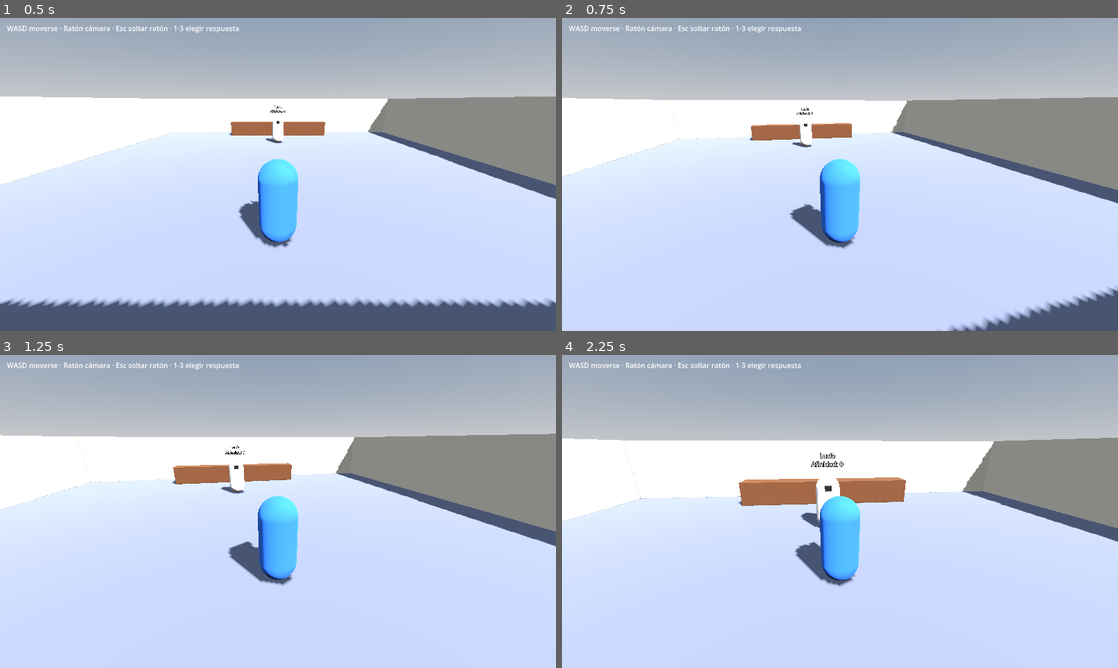
Above: before the commit, frames 1-4 (two rows, left to right).
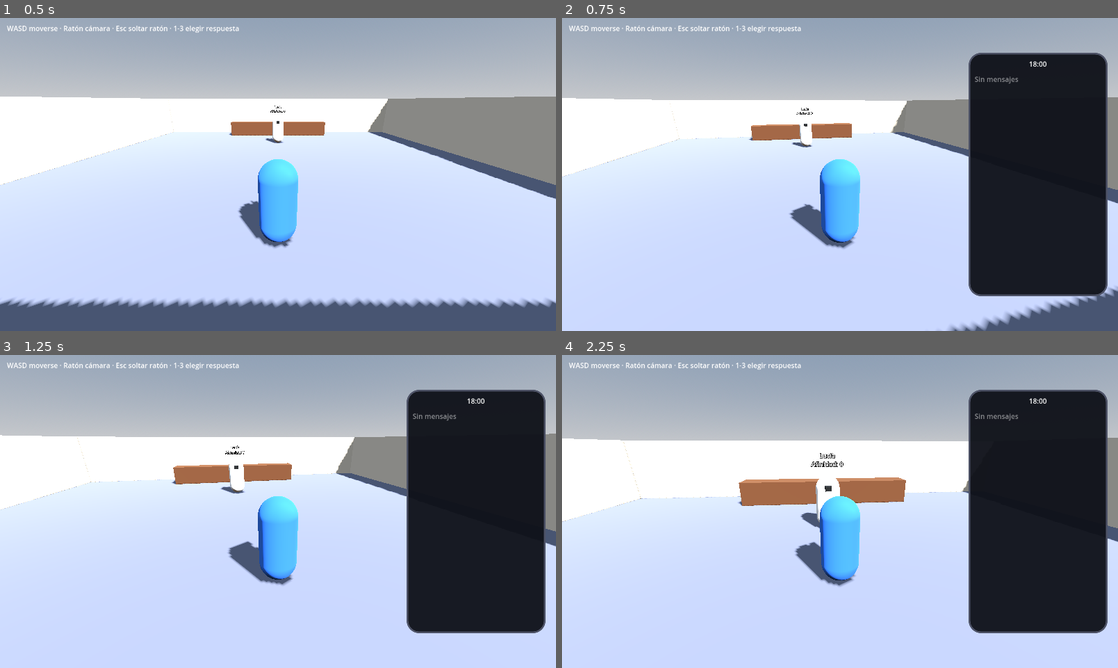
Above: after the commit, the same moments.

Repository: paputronix/claude
Game: Godot game, scene res://scenes/main.tscn
Same seed, same stepped clock (60 frames per second), same inputs: the game is played once before the commit and once after it.
Inputs (mouse positions are in pixels of both pictures, inside the frame that each line leads up to):
- Up to frame 1 (0.5 s): no input
- Up to frame 2 (0.75 s): tap Enter at 0.5 s; move the mouse to (867, 174) at 0.52 s; hold W (move_forward) from 0.53 s (still down); hold Tab (phone) from 0.53 s (still down)
- Up to frame 3 (1.25 s): keep holding W (move_forward); keep holding Tab (phone)
- Up to frame 4 (2.25 s): keep holding W (move_forward); move the mouse to (812, 511) at 1.27 s; release Tab (phone) at 1.28 s; tap E (interact) at 1.35 s; tap Tab (phone) at 1.55 s; move the mouse to (851, 505) at 2.02 s; hold Tab (phone) from 2.03 s (still down)

Frame 1 is identical in both runs. In frame 2, 19% of the frame differs, in the area x 73-99%, y 11-89%; in frame 3, 19%; in frame 4, 19%.

Commit message:
Móvil: toast con cola, sonido generado, panel de mensajes y no leídos
Co-Authored-By: Claude Opus 5.5 <noreply@anthropic.com>
Claude-Session: https://claude.ai/code/session_01Auvf4ozudkDcGEwrp2V3qA

Diff:
--- a/scripts/autoload/phone.gd
+++ b/scripts/autoload/phone.gd
@@ -1,13 +1,302 @@
 extends CanvasLayer
-## Móvil del personaje. STUB (Ola 0): API fija, UI real en `claude/ligar-phone`
-## (toast + sonido, Tab abre la lista de mensajes).
+## Móvil del personaje: toast de aviso (cola), sonido generado por código y
+## panel con la lista de mensajes (acción `phone`, Tab). La UI se construye aquí.
 
 signal notified(title: String, body: String)
+
+const TOAST_IN := 0.3
+const TOAST_OUT := 0.3
+const TOAST_WIDTH := 320.0
+const PANEL_SIZE := Vector2(320, 560)
+const COLOR_TITLE := Color(1.0, 0.82, 0.4)
 
 ## Historial: [{title, body, time: "HH:MM"}], más reciente al final.
 var messages: Array[Dictionary] = []
+## Segundos que el toast permanece visible.
+var toast_duration := 4.0
+
+var _unread := 0
+var _queue: Array[Dictionary] = []
+var _showing := false
+var _toast_tween: Tween
+
+var _root: Control
+var _toast: PanelContainer
+var _toast_title: Label
+var _toast_body: Label
+var _panel: PanelContainer
+var _time_label: Label
+var _list: VBoxContainer
+var _badge: Label
+var _player: AudioStreamPlayer
+
+
+func _ready() -> void:
+	_build_ui()
+	_player = AudioStreamPlayer.new()
+	_player.stream = _make_ding()
+	_player.volume_db = -8.0
+	add_child(_player)
+	GameClock.minute_changed.connect(func(_m: int) -> void: _update_time())
+	_update_time()
+	_refresh_badge()
 
 
 func notify(title: String, body: String) -> void:
 	messages.append({"title": title, "body": body, "time": GameClock.format_time()})
+	if is_open():
+		_rebuild_list()
+	else:
+		_unread += 1
+		_refresh_badge()
+	_queue.append({"title": title, "body": body})
+	if not _showing:
+		_show_next_toast()
 	notified.emit(title, body)
+
+
+func open() -> void:
+	_panel.visible = true
+	_unread = 0
+	_refresh_badge()
+	_update_time()
+	_rebuild_list()
+
+
+func close() -> void:
+	_panel.visible = false
+
+
+func toggle() -> void:
+	if is_open():
+		close()
+	else:
+		open()
+
+
+func is_open() -> bool:
+	return _panel != null and _panel.visible
+
+
+func unread_count() -> int:
+	return _unread
+
+
+## Avisos esperando turno (sin contar el que se está mostrando).
+func pending_toasts() -> int:
+	return _queue.size()
+
+
+func _unhandled_input(event: InputEvent) -> void:
+	if event.is_action_pressed("phone") and not event.is_echo():
+		toggle()
+		get_viewport().set_input_as_handled()
+
+
+func _show_next_toast() -> void:
+	if _queue.is_empty():
+		_showing = false
+		return
+	_showing = true
+	var data: Dictionary = _queue.pop_front()
+	_toast_title.text = data["title"]
+	_toast_body.text = data["body"]
+	_toast.modulate.a = 0.0
+	_toast.visible = true
+	_player.play()
+	var width := _root.size.x if _root.size.x > 0.0 else 1280.0
+	var shown_x := width - TOAST_WIDTH - 20.0
+	_toast.position.x = width
+	if _toast_tween:
+		_toast_tween.kill()
+	_toast_tween = create_tween()
+	_toast_tween.set_parallel(true)
+	_toast_tween.tween_property(_toast, "position:x", shown_x, TOAST_IN).set_trans(Tween.TRANS_CUBIC).set_ease(Tween.EASE_OUT)
+	_toast_tween.tween_property(_toast, "modulate:a", 1.0, TOAST_IN)
+	_toast_tween.chain().tween_interval(toast_duration)
+	_toast_tween.chain().tween_property(_toast, "modulate:a", 0.0, TOAST_OUT)
+	_toast_tween.parallel().tween_property(_toast, "position:x", width, TOAST_OUT)
+	_toast_tween.chain().tween_callback(_on_toast_done)
+
+
+func _on_toast_done() -> void:
+	_toast.visible = false
+	_show_next_toast()
+
+
+func _update_time() -> void:
+	if _time_label:
+		_time_label.text = GameClock.format_time()
+
+
+func _refresh_badge() -> void:
+	if _badge:
+		_badge.visible = _unread > 0 and not is_open()
+		_badge.text = " %d " % _unread
+
+
+func _rebuild_list() -> void:
+	for child in _list.get_children():
+		_list.remove_child(child)
+		child.queue_free()
+	if messages.is_empty():
+		var empty := Label.new()
+		empty.text = "Sin mensajes"
+		empty.modulate = Color(1, 1, 1, 0.5)
+		empty.mouse_filter = Control.MOUSE_FILTER_IGNORE
+		_list.add_child(empty)
+		return
+	for i in range(messages.size() - 1, -1, -1):
+		_list.add_child(_make_entry(messages[i]))
+
+
+func _make_entry(msg: Dictionary) -> Control:
+	var box := PanelContainer.new()
+	box.mouse_filter = Control.MOUSE_FILTER_IGNORE
+	var style := StyleBoxFlat.new()
+	style.bg_color = Color(0.17, 0.18, 0.24)
+	style.set_corner_radius_all(8)
+	style.set_content_margin_all(8)
+	box.add_theme_stylebox_override("panel", style)
+	var col := VBoxContainer.new()
+	col.mouse_filter = Control.MOUSE_FILTER_IGNORE
+	box.add_child(col)
+	var head := HBoxContainer.new()
+	head.mouse_filter = Control.MOUSE_FILTER_IGNORE
+	col.add_child(head)
+	var title := Label.new()
+	title.name = "Title"
+	title.text = msg["title"]
+	title.add_theme_color_override("font_color", COLOR_TITLE)
+	title.size_flags_horizontal = Control.SIZE_EXPAND_FILL
+	title.mouse_filter = Control.MOUSE_FILTER_IGNORE
+	head.add_child(title)
+	var time := Label.new()
+	time.text = msg["time"]
+	time.modulate = Color(1, 1, 1, 0.55)
+	time.mouse_filter = Control.MOUSE_FILTER_IGNORE
+	head.add_child(time)
+	var body := Label.new()
+	body.name = "Body"
+	body.text = msg["body"]
+	body.autowrap_mode = TextServer.AUTOWRAP_WORD_SMART
+	body.mouse_filter = Control.MOUSE_FILTER_IGNORE
+	col.add_child(body)
+	return box
+
+
+func _build_ui() -> void:
+	_root = Control.new()
+	_root.name = "Root"
+	_root.set_anchors_preset(Control.PRESET_FULL_RECT)
+	_root.mouse_filter = Control.MOUSE_FILTER_IGNORE
+	add_child(_root)
+
+	# Toast (esquina inferior derecha; la X la anima el Tween)
+	_toast = PanelContainer.new()
+	_toast.name = "Toast"
+	_toast.visible = false
+	_toast.mouse_filter = Control.MOUSE_FILTER_IGNORE
+	_toast.custom_minimum_size = Vector2(TOAST_WIDTH, 0)
+	_toast.anchor_top = 1.0
+	_toast.anchor_bottom = 1.0
+	_toast.offset_top = -110.0
+	_toast.offset_bottom = -20.0
+	_toast.offset_right = TOAST_WIDTH
+	var style := StyleBoxFlat.new()
+	style.bg_color = Color(0.1, 0.11, 0.16, 0.95)
+	style.border_color = COLOR_TITLE
+	style.set_border_width_all(2)
+	style.set_corner_radius_all(10)
+	style.set_content_margin_all(12)
+	_toast.add_theme_stylebox_override("panel", style)
+	var col := VBoxContainer.new()
+	col.mouse_filter = Control.MOUSE_FILTER_IGNORE
+	_toast.add_child(col)
+	_toast_title = Label.new()
+	_toast_title.add_theme_color_override("font_color", COLOR_TITLE)
+	_toast_title.mouse_filter = Control.MOUSE_FILTER_IGNORE
+	col.add_child(_toast_title)
+	_toast_body = Label.new()
+	_toast_body.autowrap_mode = TextServer.AUTOWRAP_WORD_SMART
+	_toast_body.mouse_filter = Control.MOUSE_FILTER_IGNORE
+	col.add_child(_toast_body)
+	_root.add_child(_toast)
+
+	# Panel del móvil (derecha)
+	_panel = PanelContainer.new()
+	_panel.name = "Panel"
+	_panel.visible = false
+	_panel.mouse_filter = Control.MOUSE_FILTER_IGNORE
+	_panel.anchor_left = 1.0
+	_panel.anchor_right = 1.0
+	_panel.anchor_top = 0.5
+	_panel.anchor_bottom = 0.5
+	_panel.offset_left = -PANEL_SIZE.x - 24.0
+	_panel.offset_right = -24.0
+	_panel.offset_top = -PANEL_SIZE.y / 2.0
+	_panel.offset_bottom = PANEL_SIZE.y / 2.0
+	var pstyle := StyleBoxFlat.new()
+	pstyle.bg_color = Color(0.06, 0.07, 0.1, 0.96)
+	pstyle.border_color = Color(0.3, 0.32, 0.4)
+	pstyle.set_border_width_all(4)
+	pstyle.set_corner_radius_all(28)
+	pstyle.set_content_margin_all(14)
+	_panel.add_theme_stylebox_override("panel", pstyle)
+	_root.add_child(_panel)
+	var pcol := VBoxContainer.new()
+	pcol.mouse_filter = Control.MOUSE_FILTER_IGNORE
+	_panel.add_child(pcol)
+	_time_label = Label.new()
+	_time_label.horizontal_alignment = HORIZONTAL_ALIGNMENT_CENTER
+	_time_label.mouse_filter = Control.MOUSE_FILTER_IGNORE
+	pcol.add_child(_time_label)
+	var sep := HSeparator.new()
+	sep.mouse_filter = Control.MOUSE_FILTER_IGNORE
+	pcol.add_child(sep)
+	var scroll := ScrollContainer.new()
+	scroll.size_flags_vertical = Control.SIZE_EXPAND_FILL
+	scroll.horizontal_scroll_mode = ScrollContainer.SCROLL_MODE_DISABLED
+	pcol.add_child(scroll)
+	_list = VBoxContainer.new()
+	_list.name = "List"
+	_list.size_flags_horizontal = Control.SIZE_EXPAND_FILL
+	_list.mouse_filter = Control.MOUSE_FILTER_IGNORE
+	scroll.add_child(_list)
+
+	# Badge de no leídos (visible con el móvil cerrado)
+	_badge = Label.new()
+	_badge.name = "Badge"
+	_badge.visible = false
+	_badge.mouse_filter = Control.MOUSE_FILTER_IGNORE
+	_badge.anchor_left = 1.0
+	_badge.anchor_right = 1.0
+	_badge.offset_left = -64.0
+	_badge.offset_right = -16.0
+	_badge.offset_top = 56.0
+	_badge.offset_bottom = 84.0
+	_badge.horizontal_alignment = HORIZONTAL_ALIGNMENT_CENTER
+	var bstyle := StyleBoxFlat.new()
+	bstyle.bg_color = Color(0.85, 0.2, 0.25)
+	bstyle.set_corner_radius_all(14)
+	_badge.add_theme_stylebox_override("normal", bstyle)
+	_root.add_child(_badge)
+
+
+## Ding corto de dos tonos, 16 bits mono, generado en memoria.
+func _make_ding() -> AudioStreamWAV:
+	var rate := 22050
+	var count := int(rate * 0.35)
+	var data := PackedByteArray()
+	data.resize(count * 2)
+	for i in count:
+		var t := float(i) / rate
+		var freq := 880.0 if t < 0.12 else 1320.0
+		var env := exp(-t * 9.0) * minf(1.0, t * 400.0)
+		data.encode_s16(i * 2, int(sin(TAU * freq * t) * env * 0.6 * 32767.0))
+	var wav := AudioStreamWAV.new()
+	wav.format = AudioStreamWAV.FORMAT_16_BITS
+	wav.mix_rate = rate
+	wav.stereo = false
+	wav.data = data
+	return wav
--- /dev/null
+++ b/tests/test_phone.gd
@@ -0,0 +1,52 @@
+extends "res://tests/test_base.gd"
+## Móvil: mensajes, toast con cola, sonido, panel abrir/cerrar, no leídos.
+
+
+func run_test() -> void:
+	var phone := autoload("Phone")
+	phone.toast_duration = 0.2
+	var got: Array = []
+	phone.notified.connect(func(t, b): got.append([t, b]))
+
+	check(not phone.is_open() and phone.unread_count() == 0, "estado inicial cerrado y sin no leídos")
+	autoload("GameClock").set_time(10, 30)
+	phone.notify("Lucía", "¿Quedamos a las 21:00?")
+	check(phone.messages.size() == 1 and phone.messages[0]["title"] == "Lucía", "notify guarda mensaje")
+	check(phone.messages[0]["time"] == "10:30", "mensaje con hora")
+	check(got.size() == 1 and got[0][1] == "¿Quedamos a las 21:00?", "notify emite señal")
+	check(phone.unread_count() == 1, "no leídos sube")
+	var toast: Control = phone.get_node("Root/Toast")
+	var badge: Control = phone.get_node("Root/Badge")
+	check(toast.visible, "toast visible tras notify")
+	check(badge.visible, "badge visible con no leídos")
+
+	phone.notify("Marta", "Hola")
+	phone.notify("Sara", "Buenas")
+	check(phone.pending_toasts() == 2, "avisos encolados")
+	check(phone.unread_count() == 3, "3 no leídos")
+	await create_timer(1.0).timeout
+	check(phone.pending_toasts() <= 1, "la cola avanza")
+	await create_timer(2.5).timeout
+	check(phone.pending_toasts() == 0 and not toast.visible, "cola vaciada y toast oculto")
+
+	# Panel: tecla Tab simulada
+	var ev := InputEventAction.new()
+	ev.action = "phone"
+	ev.pressed = true
+	Input.parse_input_event(ev)
+	await wait_frames(2)
+	check(phone.is_open(), "acción phone abre el panel")
+	check(phone.unread_count() == 0 and not badge.visible, "abrir resetea no leídos y oculta badge")
+	var list: Control = phone.get_node("Root/Panel").find_child("List", true, false)
+	check(list.get_child_count() == 3, "lista refleja los mensajes")
+	check(list.get_child(0).find_child("Title", true, false).text == "Sara", "más reciente primero")
+	phone.notify("Eva", "Nuevo")
+	await wait_frames(1)
+	check(list.get_child_count() == 4 and phone.unread_count() == 0, "notify con panel abierto actualiza lista")
+	phone.toggle()
+	check(not phone.is_open(), "toggle cierra")
+	phone.toggle()
+	check(phone.is_open(), "toggle abre")
+	phone.close()
+	check(not phone.is_open(), "close cierra")
+	check(Input.mouse_mode == Input.MOUSE_MODE_VISIBLE, "no cambia el modo del ratón")
